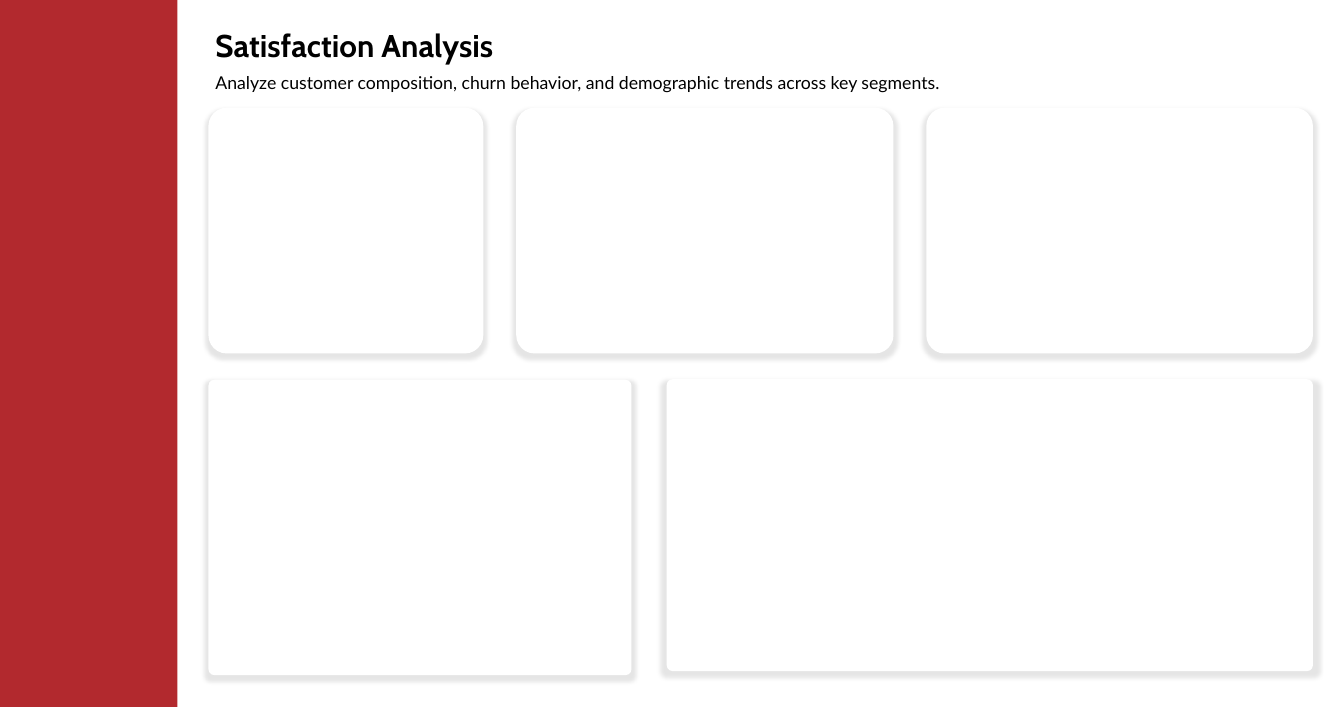
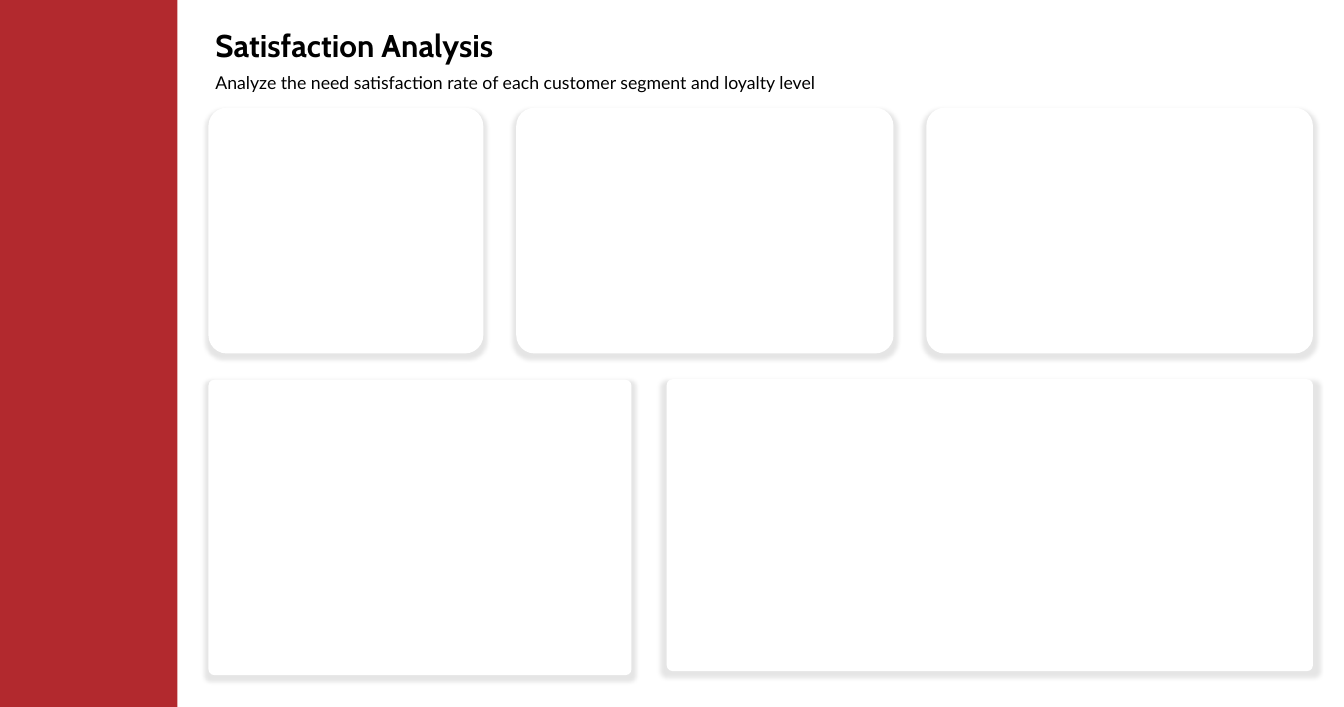
Before and after one commit to Truong2003-tqd/Highlands-Customer-Analysis, a slide deck: slide 7 of Power BI Report/Background/Dashboard Layout.pptx (slide 5 before the commit). Drawn at 1344x707 pixels with LibreOffice and Linux fonts; fonts in the diff are those of the drawing. Boxes give left, top, right and bottom in pixels: in the first picture for what was removed or moved away, otherwise in the second. Text is boxed around its words. In the diff, an @@ line names an element or a change of style, - is before the commit and + after.

```diff
--- a/Power BI Report/Background/Dashboard Layout.pptx
+++ b/Power BI Report/Background/Dashboard Layout.pptx
@@ text at bbox=[215, 76, 815, 93]: text changed @@
-Analyze customer composition, churn behavior, and demographic trends across key segments.
+Analyze the need satisfaction rate of each customer segment and loyalty level
```
Also in this commit, not shown: 5 other slides changed, 1 slide added, 5 other files.
